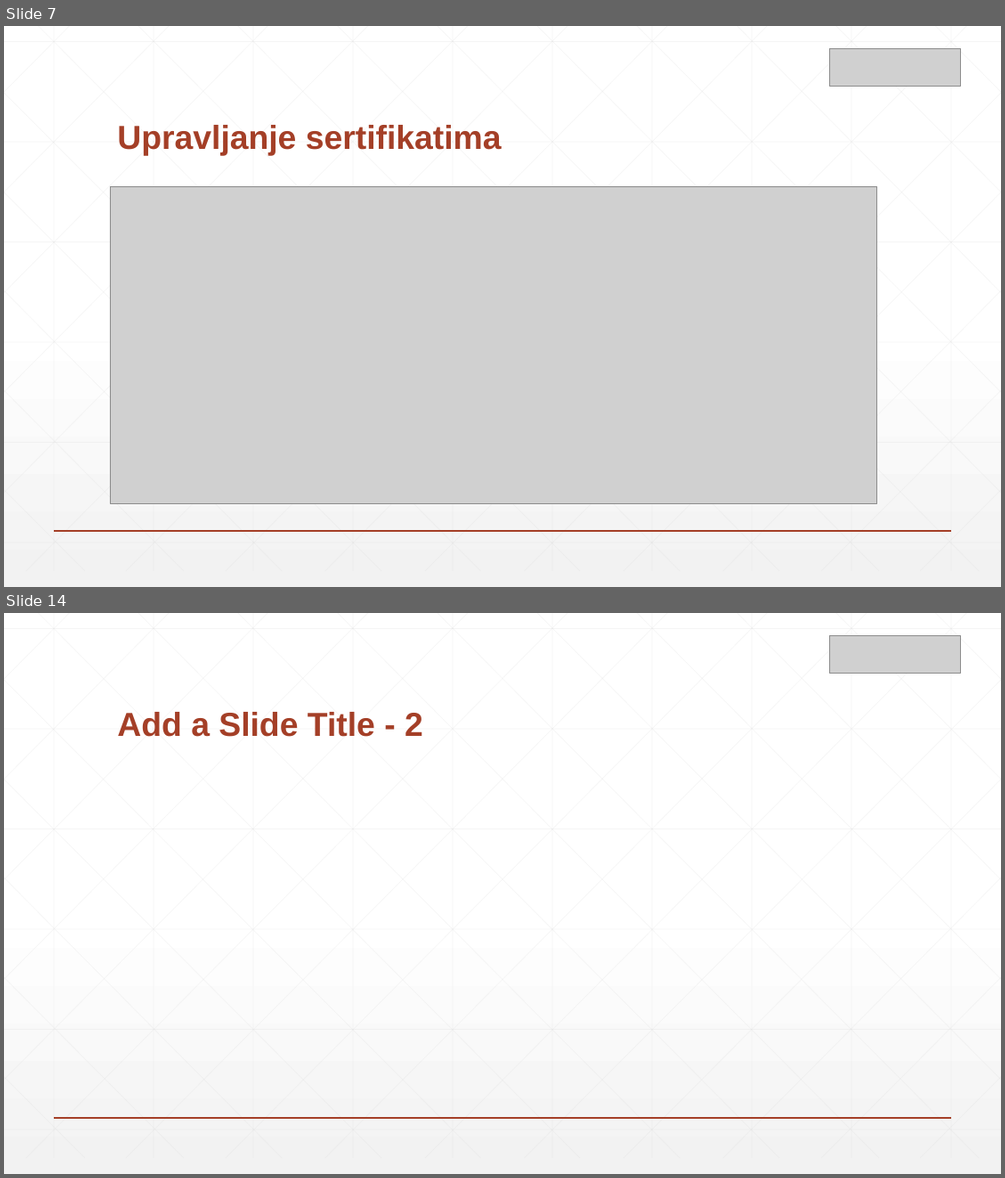
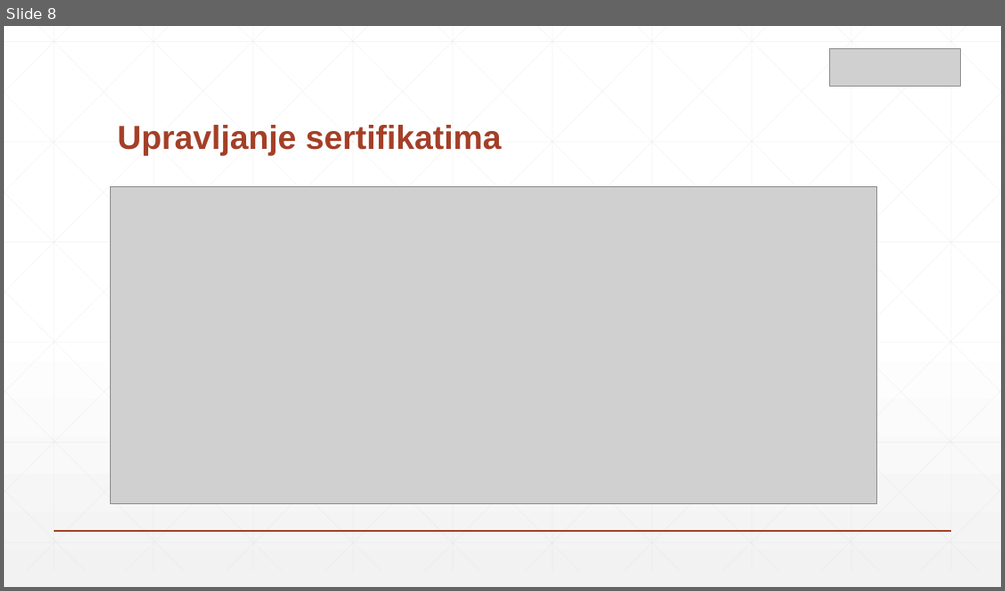
Before and after one commit to zsrdjan/presentations, a slide deck: azure-meetup-key-vault/presentation.pptx. Shown one above the other, each under a label of ours: slides 7 and 14 before the commit, slide 8 after it; the slides between them are not shown. The pictures are 1005x1178 and 1005x591 pixels, drawn with LibreOffice and Linux fonts; fonts in the diff are those of the drawing; grey boxes stand for pictures. Boxes give left, top, right and bottom in pixels: in the first picture for what was removed or moved away, otherwise in the second. Text is boxed around its words. In the diff, an @@ line names an element or a change of style, - is before the commit and + after.

```diff
--- a/azure-meetup-key-vault/presentation.pptx
+++ b/azure-meetup-key-vault/presentation.pptx
@@ slide 14 removed at (x1=4, y1=613, x2=1001, y2=1174), background gradient #FFFFFF to #F2F2F2; not listed: 47 template elements that a slide beside it also shows @@
@@ picture removed at (x1=830, y1=635, x2=961, y2=673) @@
@@ title removed at (x1=117, y1=712, x2=423, y2=737) @@
-Add a Slide Title - 2
@@ what was slide 7 is now slide 8 @@
```
Also in this commit, not shown: 3 slides changed, 8 slides added, 8 other slides removed.
